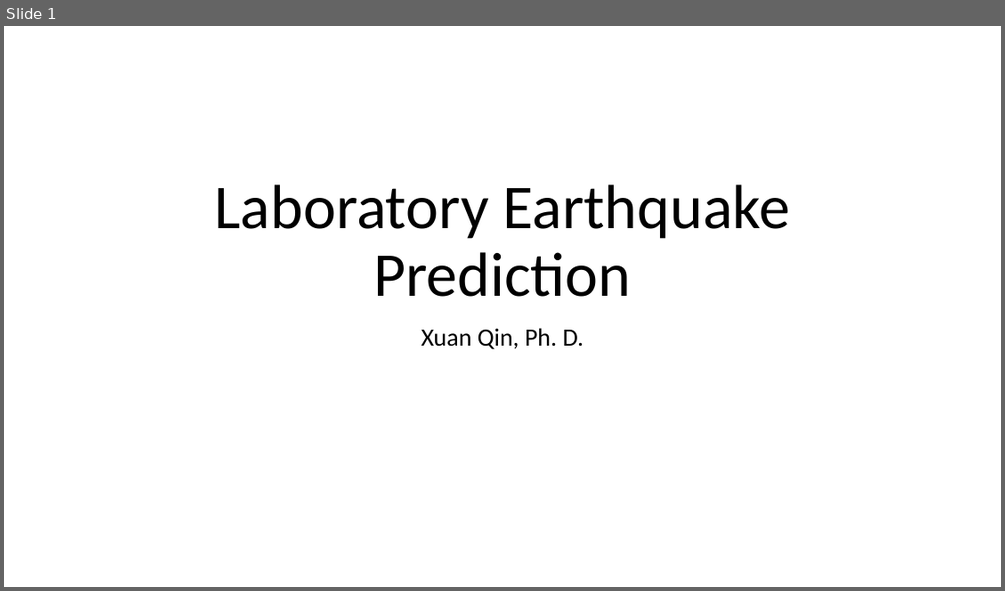
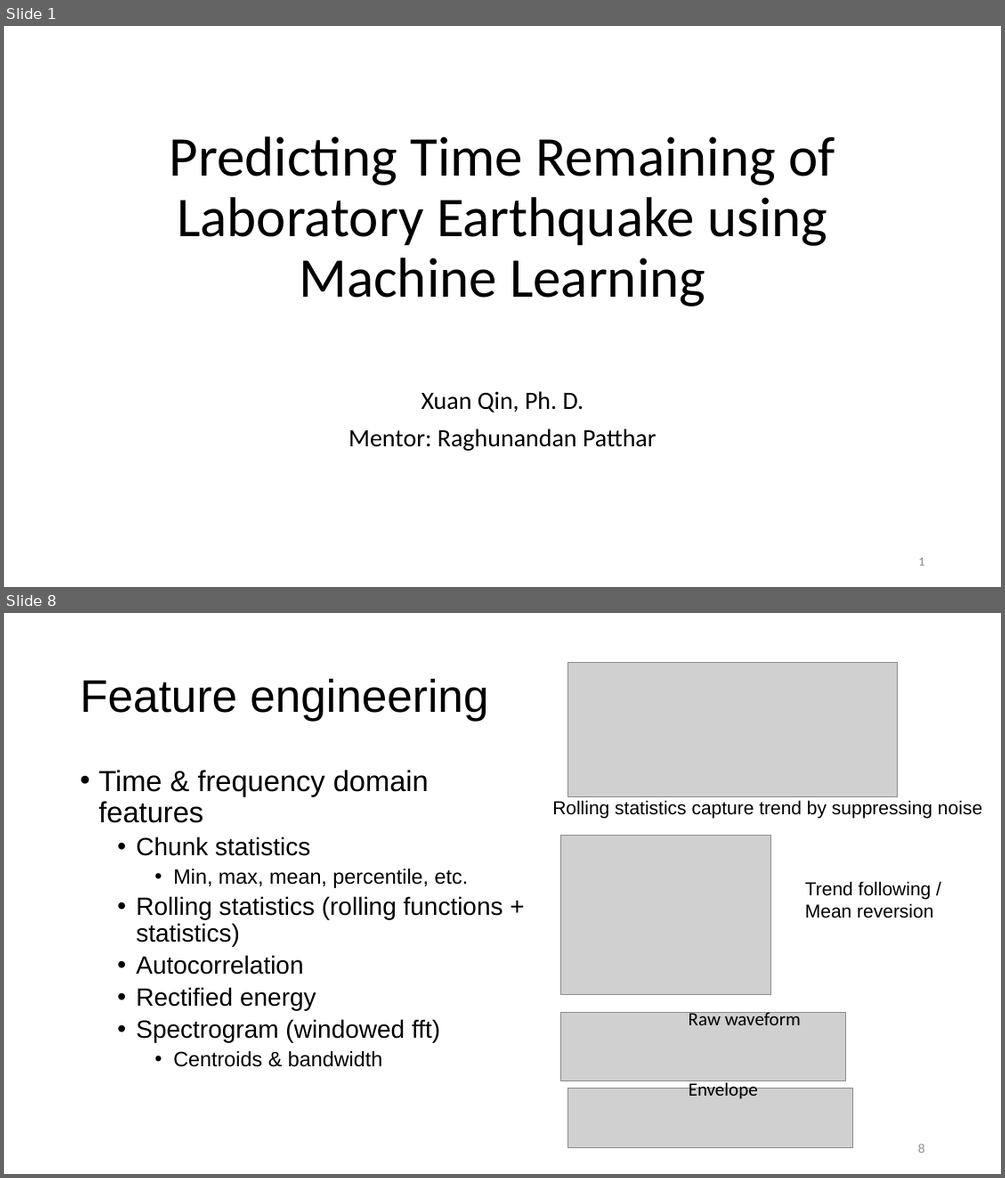
Before and after one commit to qq7933086/Laboratory_earthquake_time_prediction, a slide deck: Capstone_presentation_Laboratory Earthquake Prediction.pptx. Shown one above the other, each under a label of ours: slide 1 before the commit, slides 1 and 8 after it; the slides between them are not shown. The pictures are 1005x591 and 1005x1178 pixels, drawn with LibreOffice and Linux fonts; fonts in the diff are those of the drawing; grey boxes stand for pictures. Boxes give left, top, right and bottom in pixels: in the first picture for what was removed or moved away, otherwise in the second. Text is boxed around its words. In the diff, an @@ line names an element or a change of style, - is before the commit and + after.

```diff
--- a/Capstone_presentation_Laboratory Earthquake Prediction.pptx
+++ b/Capstone_presentation_Laboratory Earthquake Prediction.pptx
@@ slide 8 added at [4, 613, 1001, 1174], background #FFFFFF @@
@@ picture added at [568, 662, 897, 797] @@
@@ title added at [80, 678, 488, 721], 44 pt, text #000000 @@
+Feature engineering
@@ text added at [98, 770, 503, 1067], 24 pt, text #000000 @@
+• Time & frequency domain features
+  • Chunk statistics
+    • Min, max, mean, percentile, etc.
+  • Rolling statistics (rolling functions + statistics)
+  • Autocorrelation
+  • Rectified energy
+  • Spectrogram (windowed fft)
+    • Centroids & bandwidth
@@ text added at [552, 800, 982, 818], 18 pt, text #000000 @@
+Rolling statistics capture trend by suppressing noise
@@ picture added at [560, 835, 770, 995] @@
@@ text added at [805, 881, 933, 918], 18 pt, text #000000 @@
+Trend following / Mean reversion
@@ group added at [560, 1010, 853, 1148]: 2 pictures, 2 texts @@
+Raw waveform
+Envelope
@@ page number added at [918, 1143, 925, 1152], 12 pt, text #8C8C8C @@
+8
@@ slide 1 changed as well @@
@@ title at [170, 136, 834, 306]: text changed; size 60 to 54 pt @@
-Laboratory Earthquake Prediction
+Predicting Time Remaining of Laboratory Earthquake using Machine Learning
@@ subtitle "Xuan Qin, Ph. D." at [348, 391, 656, 451]: vertical alignment top to bottom @@
@@ subtitle at [348, 428, 656, 451]: paragraph added @@
+Mentor: Raghunandan Patthar
@@ page number added at [918, 557, 924, 565], 12 pt, text #8C8C8C @@
+1
```
Also in this commit, not shown: 17 other slides added.
